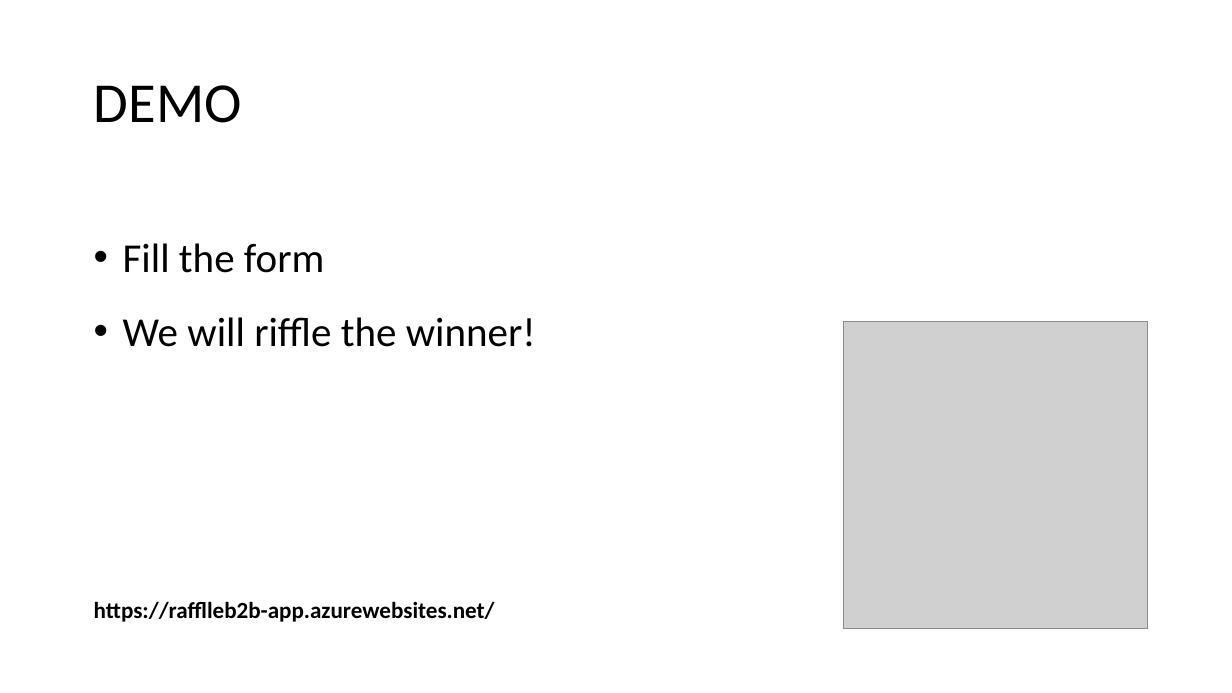
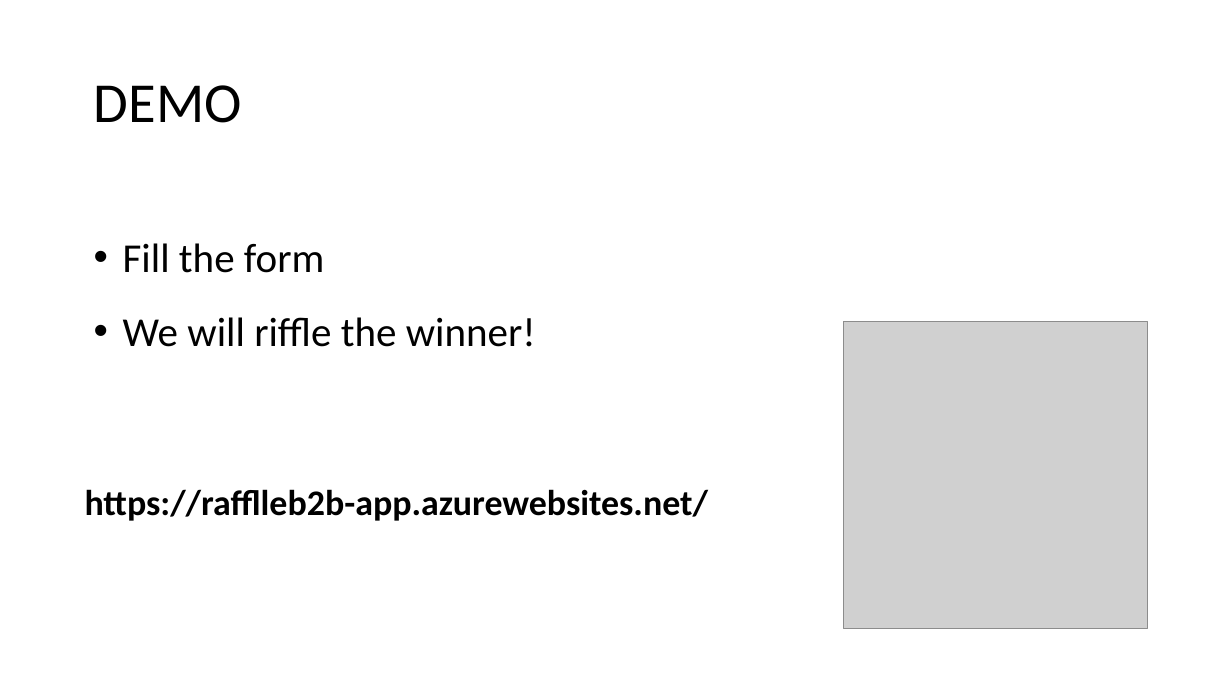
Before and after one commit to giovanidecusati/readify-b2b-alexa, a slide deck: slide 8 of ReadifyB2B-Alexa.pptx (slide 9 before the commit). Drawn at 1232x693 pixels with LibreOffice and Linux fonts; fonts in the diff are those of the drawing; grey boxes stand for pictures. Boxes give left, top, right and bottom in pixels: in the first picture for what was removed or moved away, otherwise in the second. Text is boxed around its words. In the diff, an @@ line names an element or a change of style, - is before the commit and + after.

```diff
--- a/ReadifyB2B-Alexa.pptx
+++ b/ReadifyB2B-Alexa.pptx
@@ text "https://rafflleb2b-app.azurewebsites.net/": place and size @@
-text "https://rafflleb2b-app.azurewebsites.net/" at <box>94,601,495,622</box>
+text "https://rafflleb2b-app.azurewebsites.net/" at <box>85,489,708,521</box>
@@ text "https://rafflleb2b-app.azurewebsites.net/" at <box>85,489,708,521</box>: size 18 to 28 pt @@
```
Also in this commit, not shown: 5 other slides changed, 2 slides added, 2 slides removed, 2 other files.
